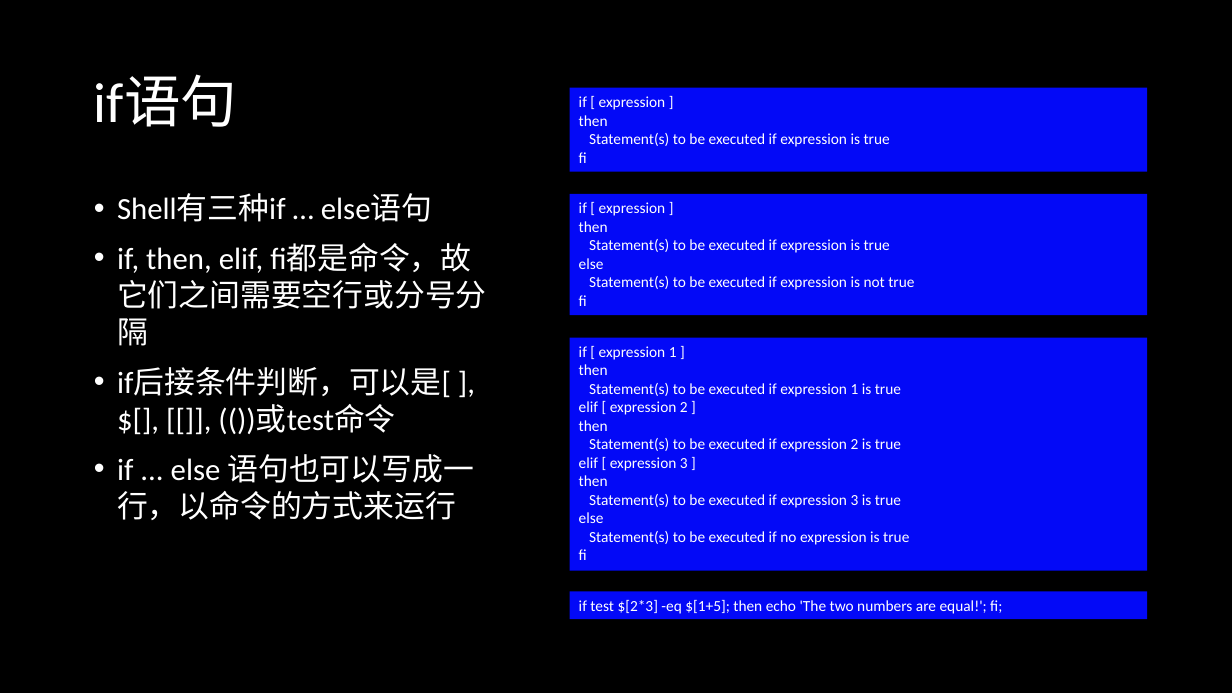
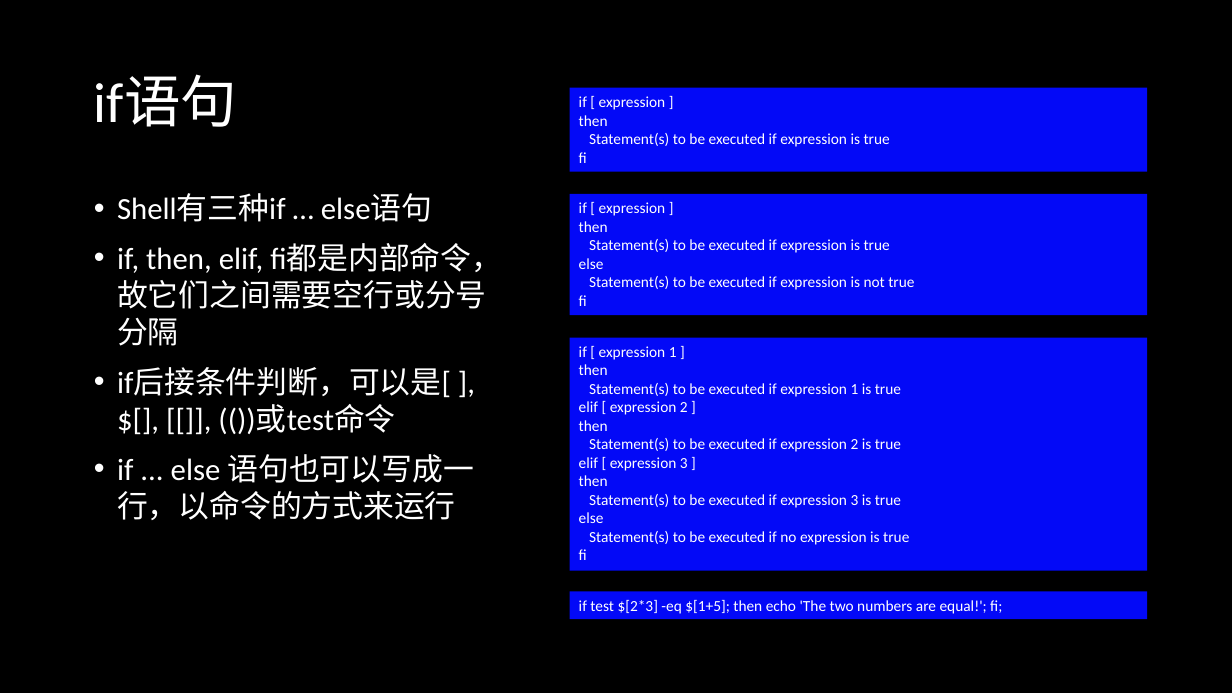
Before and after one commit to SleepySoft/SleepyMemo, a slide deck: slide 25 of Linux命令行和Shell脚本.pptx (slide 22 before the commit). Drawn at 1232x693 pixels with LibreOffice and Linux fonts; fonts in the diff are those of the drawing. Boxes give left, top, right and bottom in pixels: in the first picture for what was removed or moved away, otherwise in the second. Text is boxed around its words. In the diff, an @@ line names an element or a change of style, - is before the commit and + after.

```diff
--- a/Linux命令行和Shell脚本.pptx
+++ b/Linux命令行和Shell脚本.pptx
@@ text at (x1=117, y1=243, x2=502, y2=346): text changed @@
-• if, then, elif, fi都是命令，故它们之间需要空行或分号分隔
+• if, then, elif, fi都是内部命令，故它们之间需要空行或分号分隔
```
Also in this commit, not shown: 1 other slide changed, 8 slides added, 3 slides removed.
